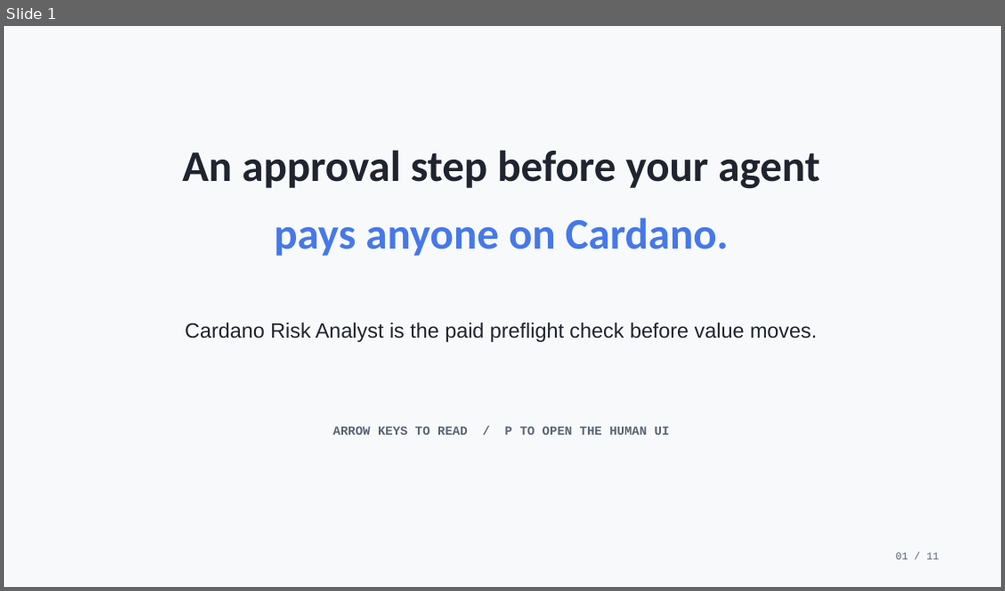
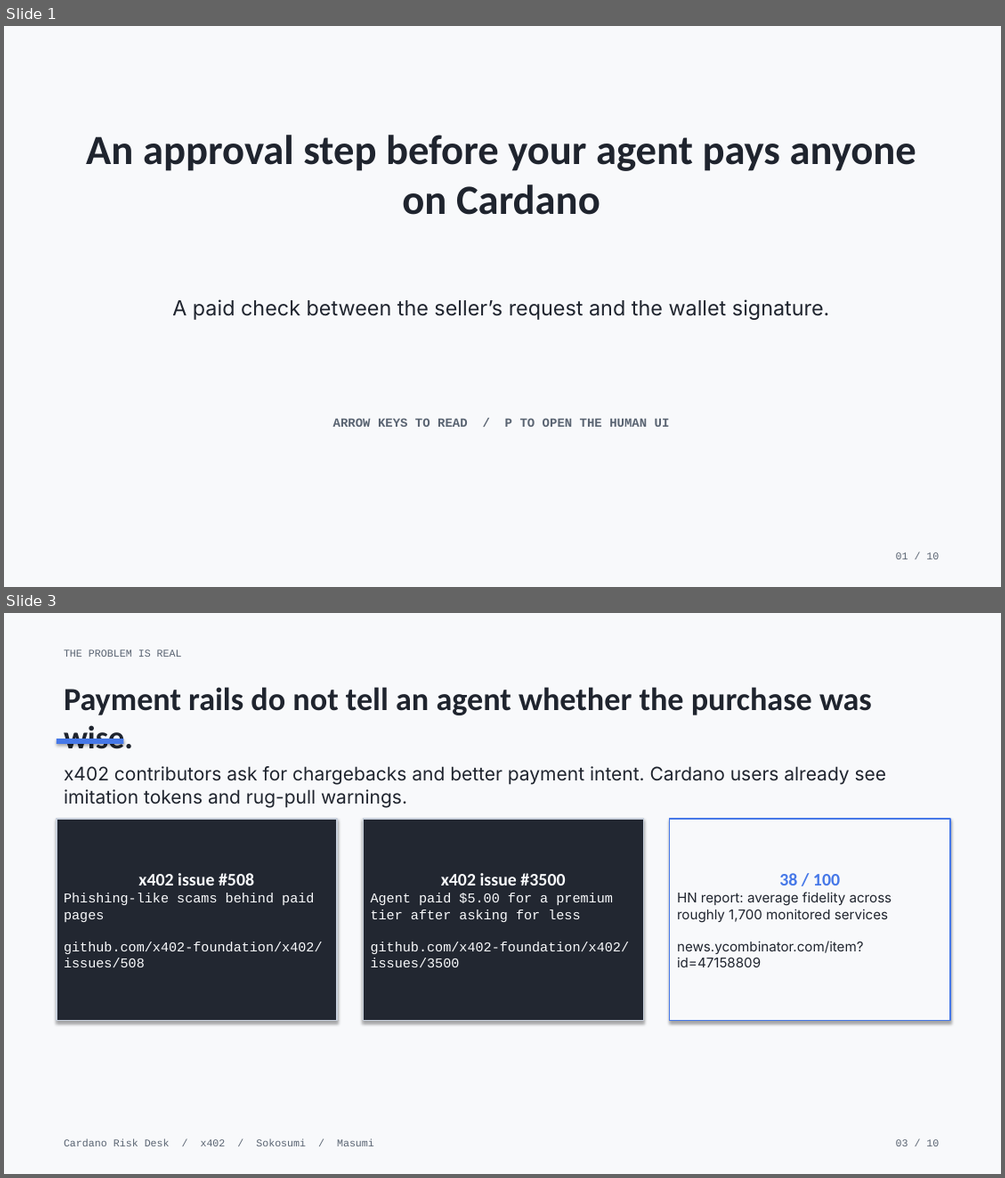
Before and after one commit to pieakshat/cardano-risk-coworker, a slide deck: deck/cardano-risk-analyst.pptx. Shown one above the other, each under a label of ours: slide 1 before the commit, slides 1 and 3 after it; the slides between them are not shown. The pictures are 1005x591 and 1005x1178 pixels, drawn with LibreOffice and Linux fonts; fonts in the diff are those of the drawing. Boxes give left, top, right and bottom in pixels: in the first picture for what was removed or moved away, otherwise in the second. Text is boxed around its words. In the diff, an @@ line names an element or a change of style, - is before the commit and + after.

Commit message:
Rewrite Cardano risk pitch deck

```diff
--- a/deck/cardano-risk-analyst.pptx
+++ b/deck/cardano-risk-analyst.pptx
@@ slide 3 added at [4,613,1001,1174], background #F8F9FB @@
@@ text added at [64,649,182,657], 10 pt, text #5A6472 @@
+THE PROBLEM IS REAL
@@ text added at [64,687,872,715], 31 pt, text #1F242E, bold @@
+Payment rails do not tell an agent whether the purchase was wise.
@@ rectangle added at [57,738,123,744], fill #4678E8 @@
@@ text added at [64,766,887,808], 18 pt, text #1F242E @@
+x402 contributors ask for chargebacks and better payment intent. Cardano users already see imitation tokens and rug-pull warnings.
@@ rectangle added at [57,819,337,1021], fill #222731, outline #C9D1DD 1.2 pt, 13 pt, text #F8F9FB @@
+x402 issue #508
+Phishing-like scams behind paid pages
+github.com/x402-foundation/x402/issues/508
@@ rectangle added at [363,819,643,1021], fill #222731, outline #C9D1DD 1.2 pt, 13 pt, text #F8F9FB @@
+x402 issue #3500
+Agent paid $5.00 for a premium tier after asking for less
+github.com/x402-foundation/x402/issues/3500
@@ rectangle added at [670,819,950,1021], fill #F8F9FB, outline #4678E8 1.2 pt, 13 pt, text #1F242E @@
+38 / 100
+HN report: average fidelity across roughly 1,700 monitored services
+news.ycombinator.com/item?id=47158809
@@ text added at [64,1139,374,1146], 10 pt, text #5A6472 @@
+Cardano Risk Desk / x402 / Sokosumi / Masumi
@@ text added at [896,1139,938,1146], 10 pt, text #5A6472 @@
+03 / 10
@@ slide 1 changed as well @@
@@ text at [86,135,916,215]: text changed; size 42 to 40 pt @@
-An approval step before your agent
+An approval step before your agent pays anyone on Cardano
@@ text at [172,299,829,320]: text changed; size 42 to 20 pt; font Calibri to Inter; text colour #4678E8 to #1F242E; bold off @@
-pays anyone on Cardano.
+A paid check between the seller’s request and the wallet signature.
@@ text removed at [185,322,817,342] @@
-Cardano Risk Analyst is the paid preflight check before value moves.
@@ text "ARROW KEYS TO READ / ...": place and size @@
-text "ARROW KEYS TO READ / ..." at [333,426,670,435]
+text "ARROW KEYS TO READ / ..." at [333,418,670,426]
@@ text removed at [896,552,938,559] @@
-01 / 11
@@ text added at [896,552,938,559], 10 pt, text #5A6472 @@
+01 / 10
```
Also in this commit, not shown: 8 other slides added, 10 slides removed, 4 other files.
